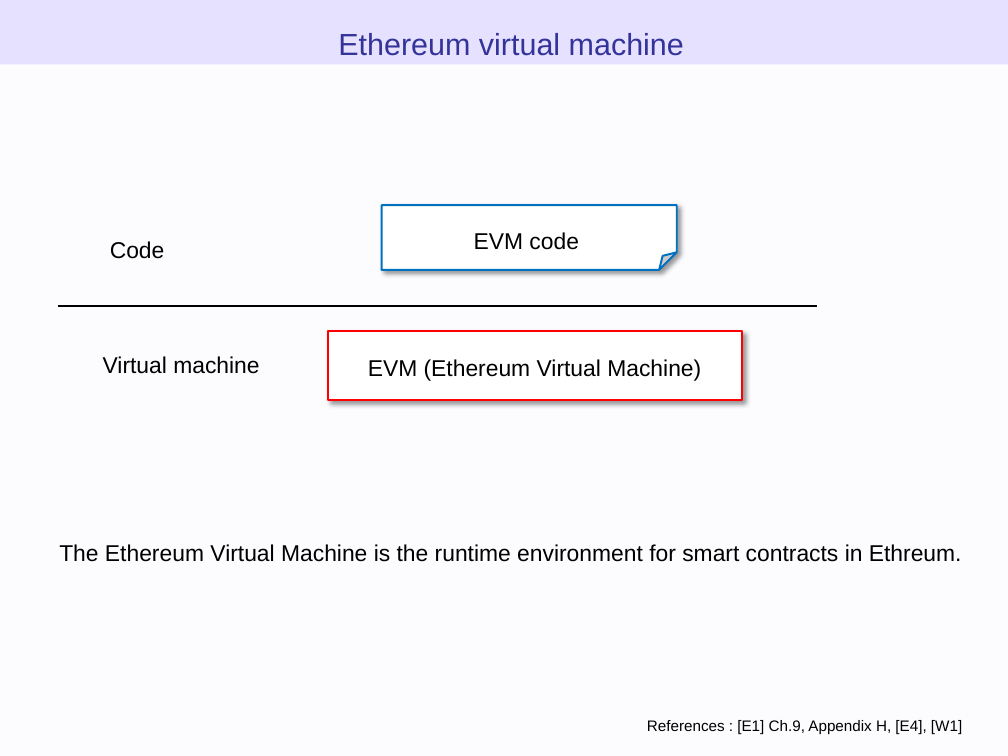
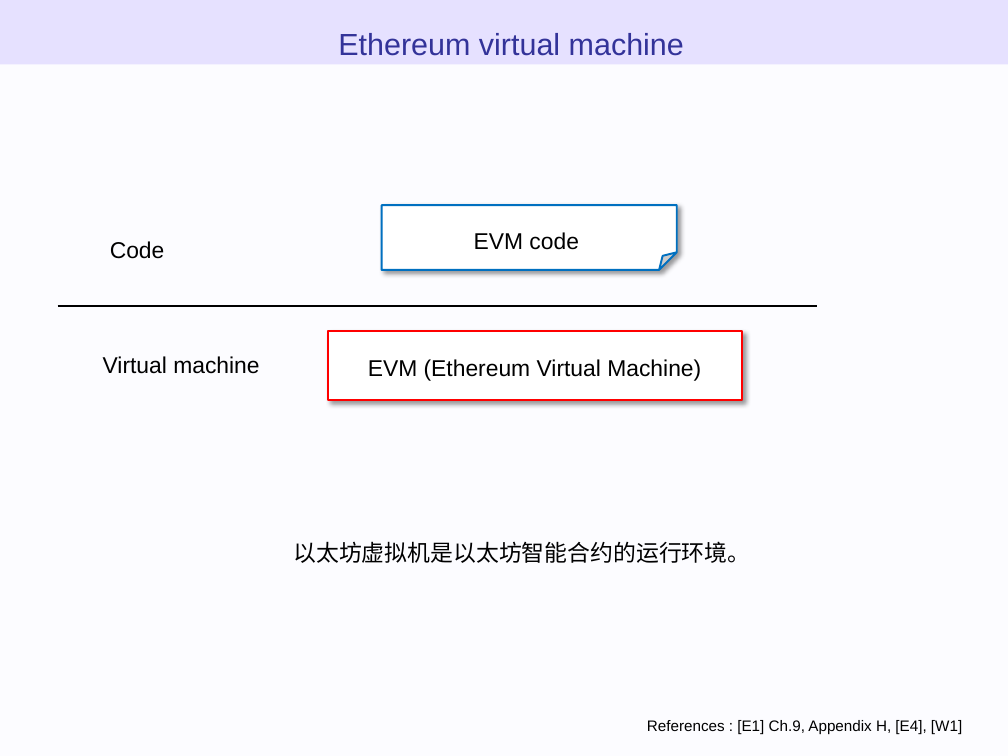
Before and after one commit to WTNO/Evm_Js_Learning, a slide deck: slide 47 of ethereum_evm_illustrated - 翻译.pptx. Drawn at 1008x756 pixels with LibreOffice and Linux fonts; fonts in the diff are those of the drawing. Boxes give left, top, right and bottom in pixels: in the first picture for what was removed or moved away, otherwise in the second. Text is boxed around its words. In the diff, an @@ line names an element or a change of style, - is before the commit and + after.

Commit message:
以太坊虚拟机图示 - Virtual machine -EVM

```diff
--- a/ethereum_evm_illustrated - 翻译.pptx
+++ b/ethereum_evm_illustrated - 翻译.pptx
@@ text at (x1=293, y1=541, x2=750, y2=563): text changed @@
-The Ethereum Virtual Machine is the runtime environment for smart contracts in Ethreum.
+以太坊虚拟机是以太坊智能合约的运行环境。
```
Also in this commit, not shown: 7 other slides changed, 1 other file.
